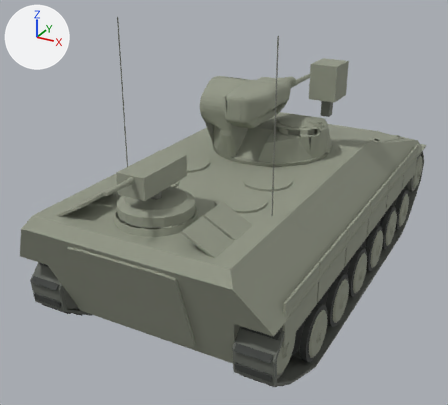
Before and after pictures for a commit that changed the glTF model assets/research/models/germ_marder_1a1.glb.
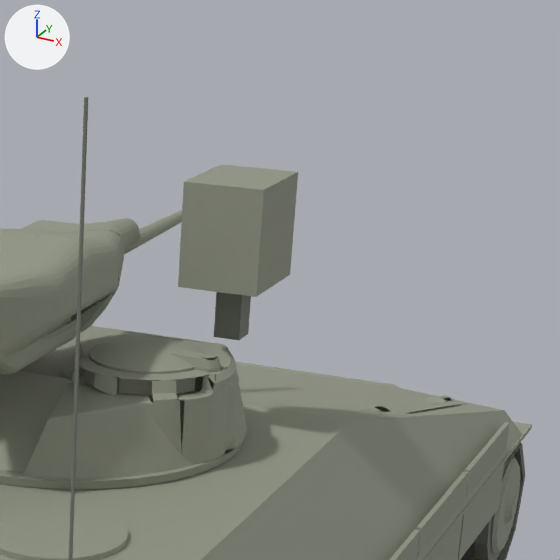
Old and new are each drawn whole from a 50 mm camera at (3.42, -7.5, 4.6) aimed at (-0.36, -0.62, 1.16) and again close up on the part from 56% to 97% of the width and 1% to 47% of the height. The axes (+X, +Y, +Z) are drawn at upper left. The lights are the same throughout. The older version's two pictures come first. Where no turn or scale is listed for an object, it has been applied to the vertices.

Names of what the first close-up shows: 'Antennas', 'FendersAndSidePanels', 'GunHousing', 'HullArmour', 'HullHatches', 'MainGunAndMuzzleBrake', 'SightHousing', 'TurretArmour', 'TurretHatches', 'track_r', 'wheel_r_drive'.
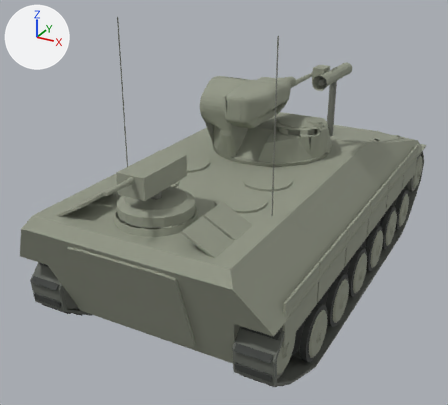
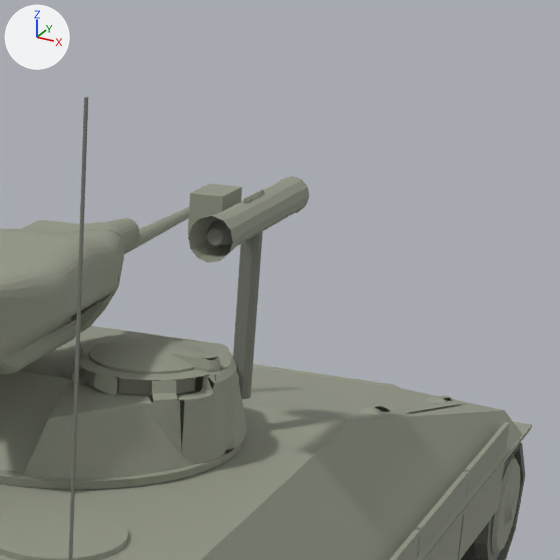
Boxes [x1, y1, x2, y2] around the edits, measured in the close-ups (560 x 560 px):
'SightHousing', deleted
    before: [178, 164, 298, 340]
    faces in mat_paint (grey #939786): [178, 164, 298, 297]
    faces in mat_metal (grey #797c73): [214, 292, 251, 340]
'MilanLauncherOpticAndSupport', added
    after: [188, 184, 263, 399]
    faces in mat_metal (grey #797c73): [233, 231, 263, 399]
    faces in mat_paint (grey #939786): [188, 184, 242, 235]
'LoadedMilanLaunchContainer', added
    after: [188, 176, 309, 263]
'LoadedMilanMissile', added
    after: [207, 219, 233, 248]
'MilanCarryHandle', added
    after: [243, 189, 264, 203]

The change in detail:
Material 'glass' (mat_glass) is new.
Its base color is (0.045, 0.105, 0.12) (dark cyan #3c5b61).
Its roughness is 0.8.
Mesh me_milanlauncheropticandsupport is new.
It has 46 vertices, 96 faces and spans x 0.515..0.814, y 0.18..0.435, z 2.039..2.95.
Faces by material slot: [12, 72, 12].
It uses material mat_paint (grey #939786).
It uses material mat_metal (grey #797c73).
It uses material mat_glass (dark cyan #3c5b61).
Mesh me_milancarryhandle is new.
It has 36 vertices, 60 faces and spans x 0.794..0.806, y 0.073..0.305, z 2.952..2.974.
It uses material mat_paint (grey #939786).
Mesh me_loadedmilanmissile is new.
It has 40 vertices, 76 faces and spans x 0.74..0.86, y -0.26..0.658, z 2.817..2.937.
It uses material mat_metal (grey #797c73).
Mesh me_loadedmilanlaunchcontainer is new.
It has 96 vertices, 168 faces and spans x 0.704..0.896, y -0.312..0.709, z 2.781..2.973.
It uses material mat_paint (grey #939786).
Object 'SightHousing' (ob_sighthousing) is deleted.
Object 'MilanLauncherOpticAndSupport' (ob_milanlauncheropticandsupport) is new; it shows me_milanlauncheropticandsupport.
Its location is (0.0, 0.0, 0.0).
Object 'MilanCarryHandle' (ob_milancarryhandle) is new; it shows me_milancarryhandle.
Its location is (0.0, 0.0, 0.0).
Object 'LoadedMilanMissile' (ob_loadedmilanmissile) is new; it shows me_loadedmilanmissile.
Its location is (0.0, 0.0, 0.0).
Object 'LoadedMilanLaunchContainer' (ob_loadedmilanlaunchcontainer) is new; it shows me_loadedmilanlaunchcontainer.
Its location is (0.0, 0.0, 0.0).
